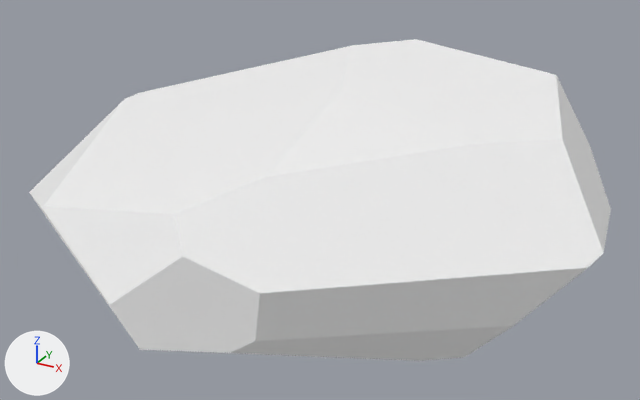
Before and after pictures for a commit that changed the glTF model Assets/Models/Environment/Rocks/Rock_Type2_03.glb.
Before and after are seen from a 50 mm camera at (0.939, -1.69, 0.896) aimed at (0.033, -0.041, 0.072). Every picture has the same lights, and +X, +Y and +Z are marked at lower left. Where no turn or scale is listed for an object, it has been applied to the vertices.

Objects in the first picture: 'Rock Type2 03 mesh'.
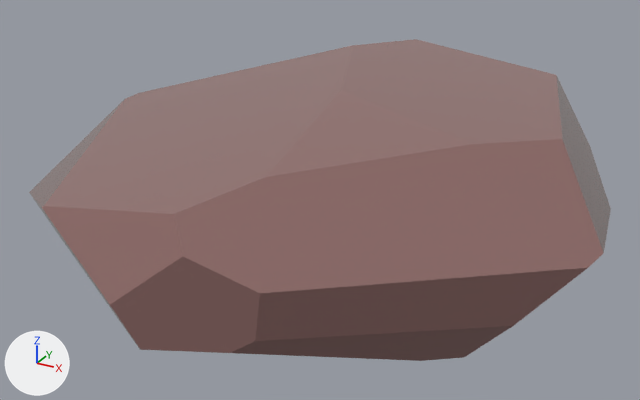
What differs and where, as boxes [x1, y1, x2, y2] in the pictures (640 x 400 px):
'Rock Type2 03 mesh', surface changed (white to brown)
    both: [29, 39, 611, 361]

What changed in the scene script:
```text
Add img_colorsheet_rock_orange:
    img_colorsheet_rock_orange = load_image('Colorsheet Rock orange', '_unpacked/Colorsheet_Rock_orange', 8, 8, 'sRGB')
Change mat_color2:
    remove mat_color2.base_color = (1.0, 1.0, 1.0)  # white #ffffff
    mat_color2.metallic: 1.0 -> 0.0
    add mat_color2.texture = img_colorsheet_rock_orange
    mat_color2.roughness: 1.0 -> 0.0
```
